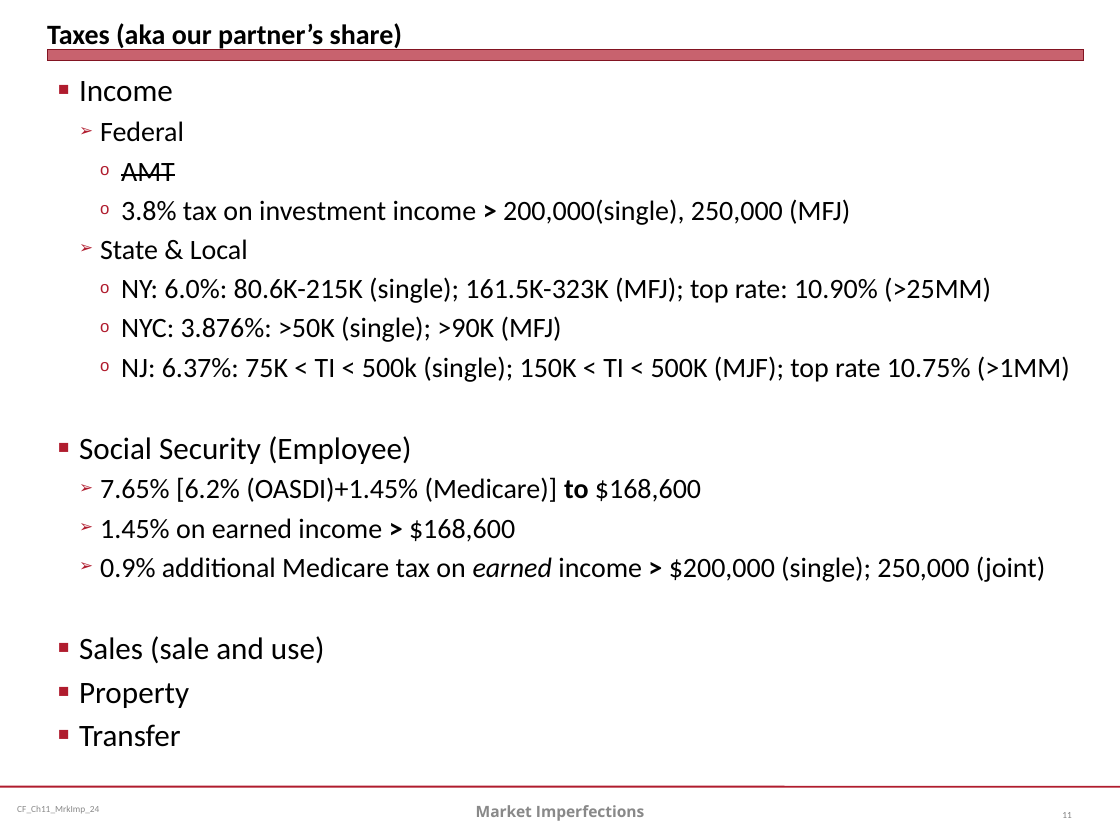
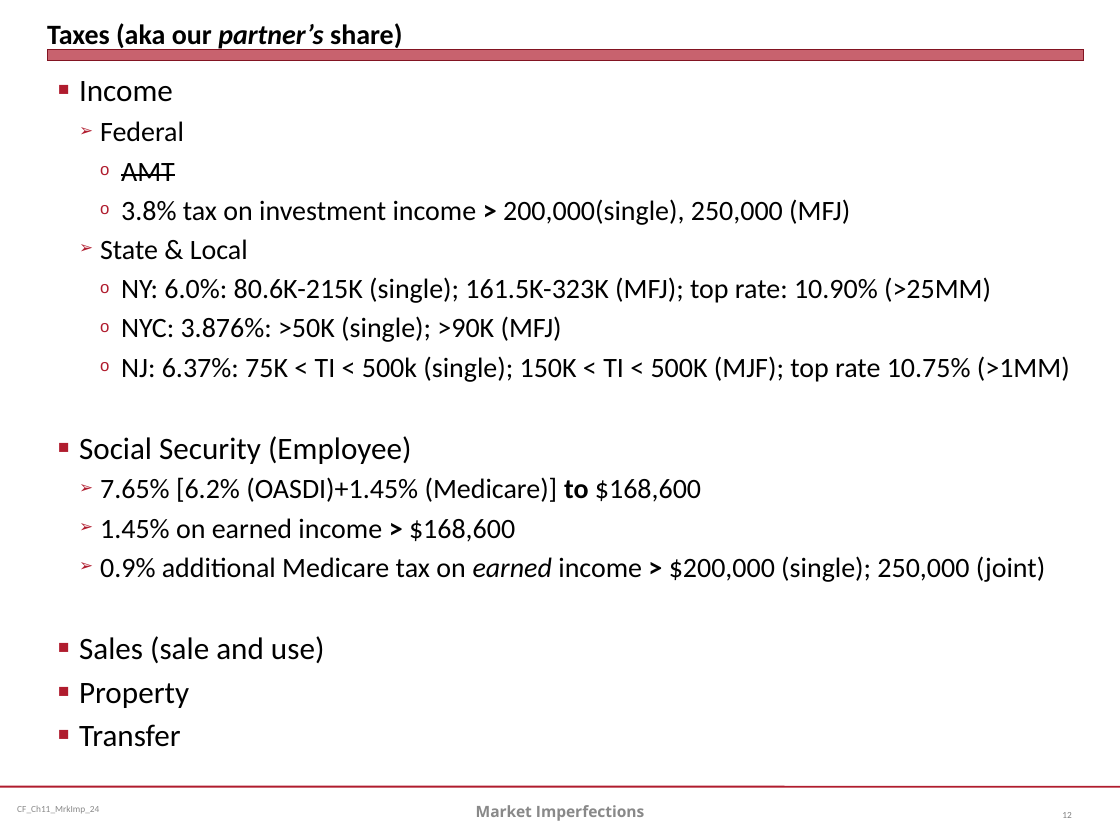
Before and after one commit to jmc877/Corporate-Finance, a slide deck: slide 12 of slides/CF_Ch11_MrkImp_24.pptx (slide 11 before the commit). Drawn at 1120x840 pixels with LibreOffice and Linux fonts; fonts in the diff are those of the drawing. Boxes give left, top, right and bottom in pixels: in the first picture for what was removed or moved away, otherwise in the second. Text is boxed around its words. In the diff, an @@ line names an element or a change of style, - is before the commit and + after.

```diff
--- a/slides/CF_Ch11_MrkImp_24.pptx
+++ b/slides/CF_Ch11_MrkImp_24.pptx
@@ title "Taxes (aka our partner’s share)" at <box>47,23,402,51</box>: italic on in "partner’s" @@
```
Also in this commit, not shown: 5 other slides changed, 1 slide added, 1 slide removed, 5 other files.
